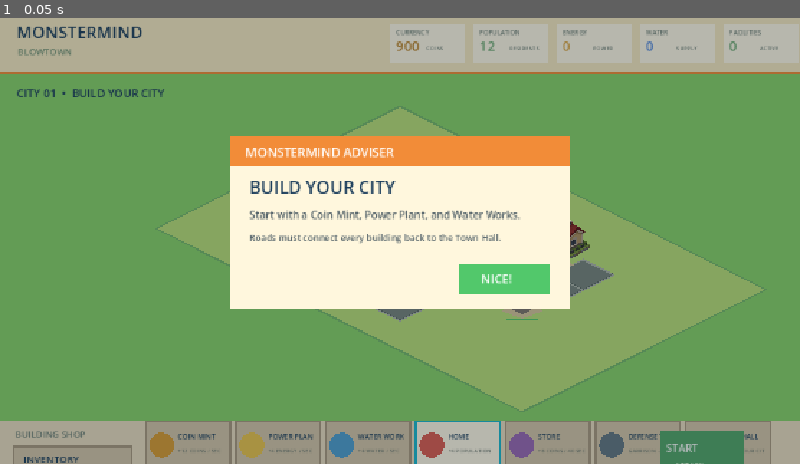
Above: before the commit, frame 1.
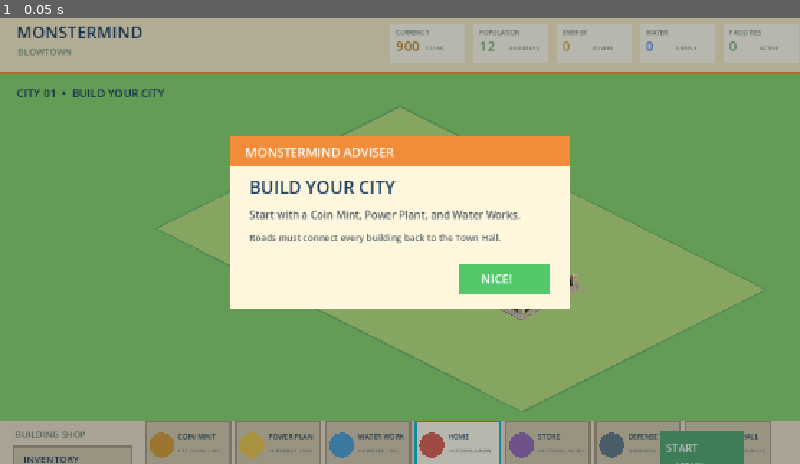
Above: after the commit, the same moment.

Repository: CyleA25088/Monstermind-reborn
Game: Godot game, scene res://node_2d.tscn
Same seed, same stepped clock (60 frames per second), same inputs: the game is played once before the commit and once after it.
Inputs:
- Up to frame 1 (0.05 s): no input

The runs differ from the first frame. In frame 1, 0.5% of the frame differs, in the area x 47-77%, y 45-69%.

Commit message:
Add multi-cell building placement
Give buildings explicit footprints, update their lot and sprite positioning, and place purchases directly from the shop. Simplify the starter town to a Town Hall and update placement guidance.

Diff:
--- a/new-game-project/monstermind_game.gd
+++ b/new-game-project/monstermind_game.gd
@@ -44,7 +44,7 @@
 var lost := false
 var build_phase := true
 var clock := 0.0
-var adviser := "Starter town ready. Buy buildings from the shop and place them from INVENTORY."
+var adviser := "Starter town ready. Buy a building, then click an empty city cell to place it."
 var inventory := {"mint": 0, "power": 0, "water": 0, "home": 0, "store": 0, "defense": 0, "town": 0, "road": 0}
 var inventory_open := false
 var placement_item := ""
@@ -93,13 +93,10 @@
 	# Compact starter layout based on the reference game's opening town:
 	# one Town Hall, a few homes, and a Coin Mint connected by cell roads.
 	buildings = [
-		_make_building("Town Hall", Vector2i(6, 3), "town", Color("#7189aa"), 500),
-		_make_building("Home", Vector2i(3, 2), "home", Color("#db5d52"), 300),
-		_make_building("Home", Vector2i(7, 2), "home", Color("#db5d52"), 300),
-		_make_building("Home", Vector2i(4, 4), "home", Color("#db5d52"), 300),
-		_make_building("Coin Mint", Vector2i(8, 4), "mint", Color("#c89035"), 300, "intact", "coins", 12.0)
+		# The screen-facing footprint is 2 horizontal cells by 3 vertical cells.
+		_make_building("Town Hall", Vector2i(6, 3), "town", Color("#7189aa"), 500, "intact", "", 0.0, Vector2i(3, 2))
 	]
-	road_cells = ROAD_CELLS.duplicate()
+	road_cells = []
 	# A cell can hold exactly one thing. Starter buildings take priority, so
 	# remove any matching road cell instead of drawing a road underneath them.
 	for starter in buildings:
@@ -113,7 +110,7 @@
 	move_mode = false
 	build_phase = true
 	selected_card = "home"
-	adviser = "Starter town ready. Buy buildings from the shop and place them from INVENTORY."
+	adviser = "Starter town ready. Buy a building, then click an empty city cell to place it."
 
 func _make_building(label: String, grid: Vector2i, kind: String, color: Color, health: int, state := "intact", produces := "", rate := 0.0, footprint := Vector2i.ONE) -> Dictionary:
 	var interval := 30.0
@@ -214,31 +211,41 @@
 
 func _building_center(building: Dictionary) -> Vector2:
 	var footprint: Vector2i = building.get("footprint", Vector2i.ONE)
-	return _iso(building.grid) + Vector2((footprint.x - 1) * TILE.x * 0.5, (footprint.y - 1) * TILE.y * 0.5)
+	var center_offset := Vector2(
+		((footprint.x - 1) - (footprint.y - 1)) * TILE.x * 0.5,
+		(footprint.x + footprint.y - 2) * TILE.y * 0.5
+	)
+	return _iso(building.grid) + center_offset
+
+func _building_footprint_polygon(building: Dictionary) -> PackedVector2Array:
+	var footprint: Vector2i = building.get("footprint", Vector2i.ONE)
+	var origin := _iso(building.grid)
+	return PackedVector2Array([
+		origin + Vector2(0, -TILE.y),
+		_iso(building.grid + Vector2i(footprint.x - 1, 0)) + Vector2(TILE.x, 0),
+		_iso(building.grid + footprint - Vector2i.ONE) + Vector2(0, TILE.y),
+		_iso(building.grid + Vector2i(0, footprint.y - 1)) + Vector2(-TILE.x, 0)
+	])
 
 func _draw_building(b: Dictionary) -> void:
 	var q: Vector2 = _building_center(b)
+	var footprint_polygon := _building_footprint_polygon(b)
 	if b.state == "destroyed":
 		draw_circle(q + Vector2(0, 7), 25, Color("#5d554e"))
 		draw_string(ui_font, q + Vector2(-28, 36), "RUBBLE", HORIZONTAL_ALIGNMENT_LEFT, -1, 10, Color("#514940"))
 		return
 	var chosen: bool = selected_building >= 0 and buildings[selected_building] == b
-	var foundation: PackedVector2Array
-	if b.kind == "store":
-		# Union of two adjacent 2:1 isometric cells, viewed as one lot.
-		foundation = PackedVector2Array([
-			q + Vector2(-22, -33), q + Vector2(22, -11), q + Vector2(66, 11),
-			q + Vector2(22, 33), q + Vector2(-22, 11), q + Vector2(-66, -11)
-		])
-	else:
-		foundation = PackedVector2Array([q + Vector2(-31, 8), q + Vector2(0, 20), q + Vector2(31, 8), q + Vector2(0, -4)])
-	draw_colored_polygon(foundation, Color("#fff0a8") if chosen else Color("#d5c49b"))
+	draw_colored_polygon(footprint_polygon, Color("#fff0a8") if chosen else Color("#d5c49b"))
 	var connected := _is_building_connected(b)
 	var population_inactive: bool = (_worker_cost(b.kind) > 0 and connected and not b.active)
 	var building_texture: Texture2D = home_texture if b.kind == "home" else town_texture if b.kind == "town" else null
 	if building_texture:
-		var sprite_size := Vector2(112, 96) if b.kind == "home" else Vector2(154, 128)
-		var sprite_position := q + Vector2(-56, -82) if b.kind == "home" else q + Vector2(-77, -118)
+		var footprint: Vector2i = b.get("footprint", Vector2i.ONE)
+		# The source sprites include their own isometric ground plane. Scale that
+		# plane to the full footprint width and pin its front tip to the lot.
+		var sprite_width := float(footprint.x + footprint.y) * TILE.x * 0.96
+		var sprite_size := Vector2(sprite_width, sprite_width * building_texture.get_height() / building_texture.get_width())
+		var sprite_position := Vector2(q.x - sprite_size.x * 0.5, footprint_polygon[2].y - sprite_size.y)
 		draw_texture_rect(building_texture, Rect2(sprite_position, sprite_size), false)
 	else:
 		var body: PackedVector2Array
@@ -703,10 +710,10 @@
 		"mint": {"label":"Coin Mint", "kind":"mint", "color":Color("#c89035"), "cost":100, "produces":"coins", "rate":12.0},
 		"power": {"label":"Power Plant", "kind":"power", "color":Color("#d6a83d"), "cost":150, "produces":"energy", "rate":4.0},
 		"water": {"label":"Water Works", "kind":"water", "color":Color("#4f9ed0"), "cost":150, "produces":"water", "rate":4.0},
-		"home": {"label":"Home", "kind":"home", "color":Color("#db5d52"), "cost":200, "produces":"", "rate":0.0},
-		"store": {"label":"Store", "kind":"store", "color":Color("#9a68b5"), "cost":250, "produces":"coins", "rate":8.0, "footprint":Vector2i(2, 1)},
+		"home": {"label":"Home", "kind":"home", "color":Color("#db5d52"), "cost":200, "produces":"", "rate":0.0, "footprint":Vector2i(2, 2)},
+		"store": {"label":"Store", "kind":"store", "color":Color("#9a68b5"), "cost":250, "produces":"coins", "rate":8.0, "footprint":Vector2i(2, 3)},
 		"defense": {"label":"Defense Tower", "kind":"gun", "color":Color("#637783"), "cost":300, "produces":"", "rate":0.0},
-		"town": {"label":"Town Hall", "kind":"town", "color":Color("#7189aa"), "cost":400, "produces":"", "rate":0.0}
+		"town": {"label":"Town Hall", "kind":"town", "color":Color("#7189aa"), "cost":400, "produces":"", "rate":0.0, "footprint":Vector2i(3, 2)}
 	}
 
 func _inventory_total() -> int:
@@ -736,9 +743,10 @@
 		return
 	resources.coins -= info.cost
 	inventory[id] += 1
-	inventory_open = true
-	placement_item = ""
-	adviser = "%s bought. Open INVENTORY and select it when you are ready to place it." % info.label
+	placement_item = id
+	inventory_open = false
+	var footprint: Vector2i = info.get("footprint", Vector2i.ONE)
+	adviser = "%s bought. Click an empty %dx%d building footprint to place it." % [info.label, footprint.x, footprint.y]
 
 func _place_road(grid: Vector2i) -> void:
 	if grid in road_cells:
@@ -840,13 +848,13 @@
 			won = false
 			lost = false
 			tutorial = true
-			adviser = "Starter town ready. Buy buildings from the shop and place them from INVENTORY."
+			adviser = "Starter town ready. Buy a building, then click an empty city cell to place it."
 		return
 	if tutorial:
 		var tutorial_button := Rect2(Vector2(get_viewport_rect().size.x * 0.5 + 85.0, 361.0), Vector2(130, 42))
 		if tutorial_button.has_point(mouse):
 			tutorial = false
-			adviser = "Buy a building from the shop, then place it from INVENTORY when ready."
+		adviser = "Buy a building from the shop, then click an empty city cell to place it."
 		return
 	if context_open:
 		var menu_pos := context_position
